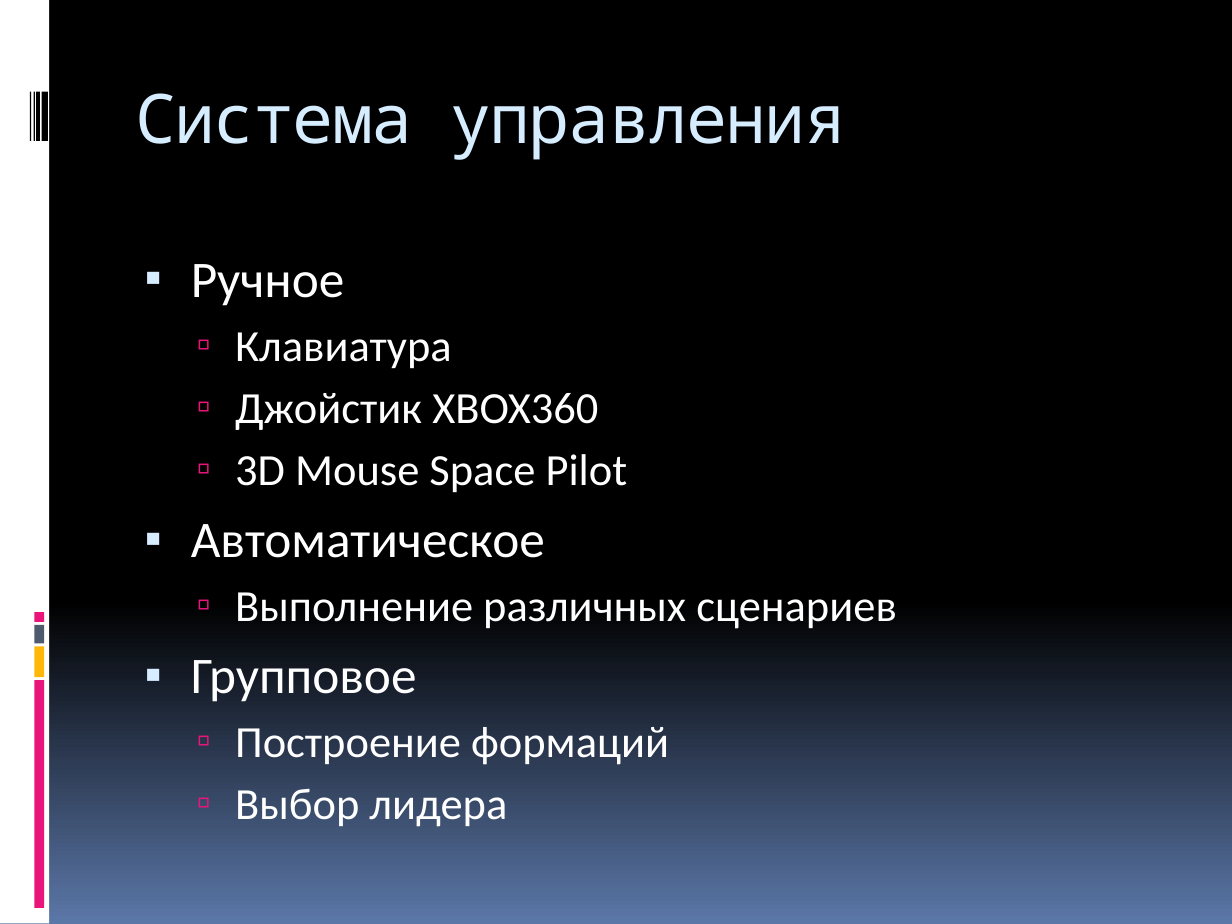
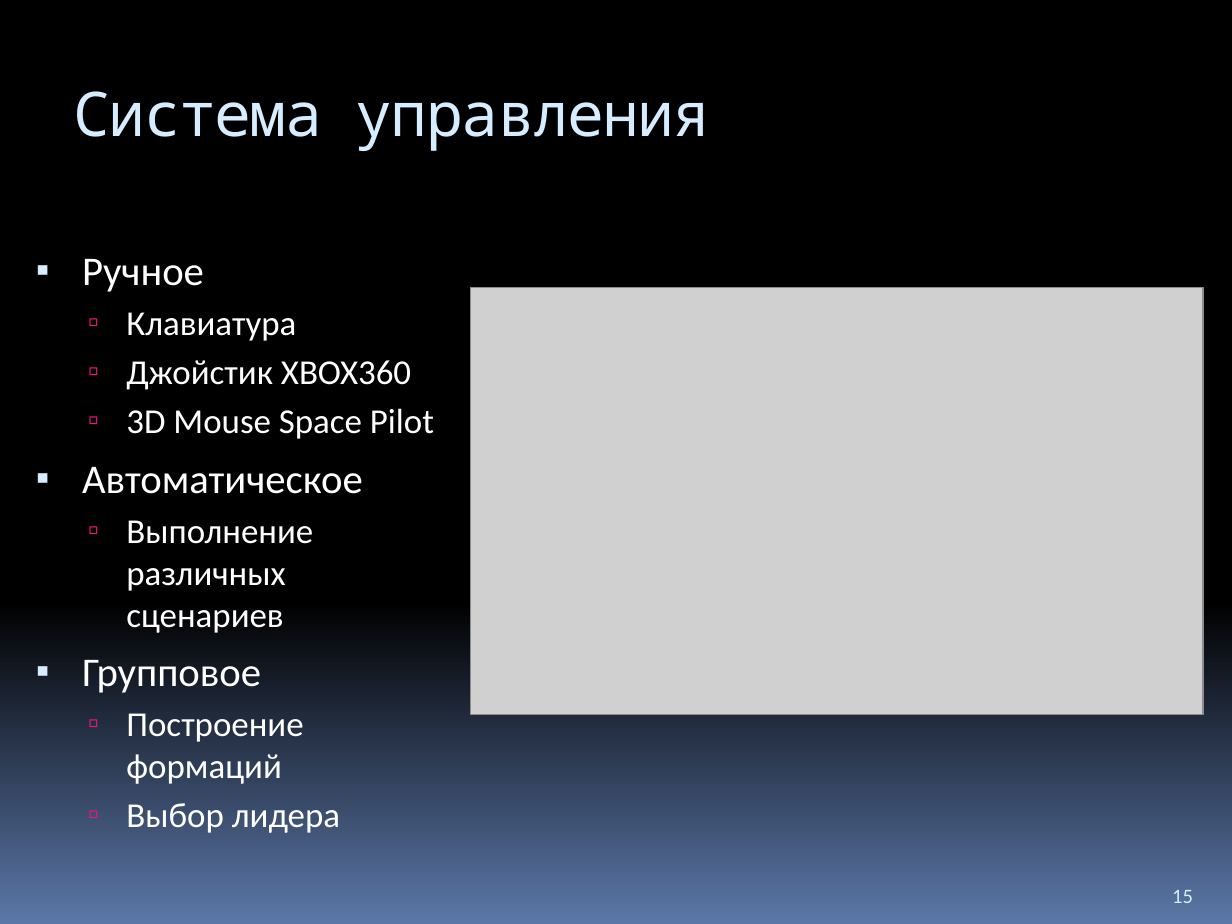
Before and after one commit to Jacobi20/quadro-xds, a slide deck: slide 15 of Docs/Medias2012.pptx (slide 22 before the commit). Drawn at 1232x924 pixels with LibreOffice and Linux fonts; fonts in the diff are those of the drawing; grey boxes stand for pictures. Boxes give left, top, right and bottom in pixels: in the first picture for what was removed or moved away, otherwise in the second. Text is boxed around its words. In the diff, an @@ line names an element or a change of style, - is before the commit and + after.

```diff
--- a/Docs/Medias2012.pptx
+++ b/Docs/Medias2012.pptx
@@ rectangle removed at (0,0,49,924) @@
@@ title "Система управления": place and size @@
-title "Система управления" at (135,93,845,160)
+title "Система управления" at (74,91,710,151)
@@ title "Система управления" at (74,91,710,151): size 40 to 36 pt @@
@@ rectangle removed at (30,91,31,140) @@
@@ rectangle removed at (33,91,34,140) @@
@@ rectangle removed at (36,91,39,140) @@
@@ rectangle removed at (42,91,48,140) @@
@@ text "Ручное": place and size @@
-text "Ручное" at (191,264,897,827)
+text "Ручное" at (82,259,434,833)
@@ text "Ручное" at (82,259,434,833): size 30 to 23.8 pt in "Ручное", "Автоматическое", "Групповое"; size 26 to 20.4 pt in "Клавиатура", "Джойстик XBOX360", "3D Mouse Space Pilot", "Выполнение различных сценариев" and 2 more places; less space between paragraphs @@
@@ picture added at (471,287,1204,713) @@
@@ rectangle removed at (34,625,44,643) @@
@@ rectangle removed at (34,612,44,622) @@
@@ rectangle removed at (34,647,44,678) @@
@@ rectangle removed at (34,680,44,908) @@
@@ page number added at (1172,890,1193,903), 12 pt, text #D6ECFF @@
+15
```
Also in this commit, not shown: 11 other slides changed, 3 slides added, 10 slides removed, 8 other files.
